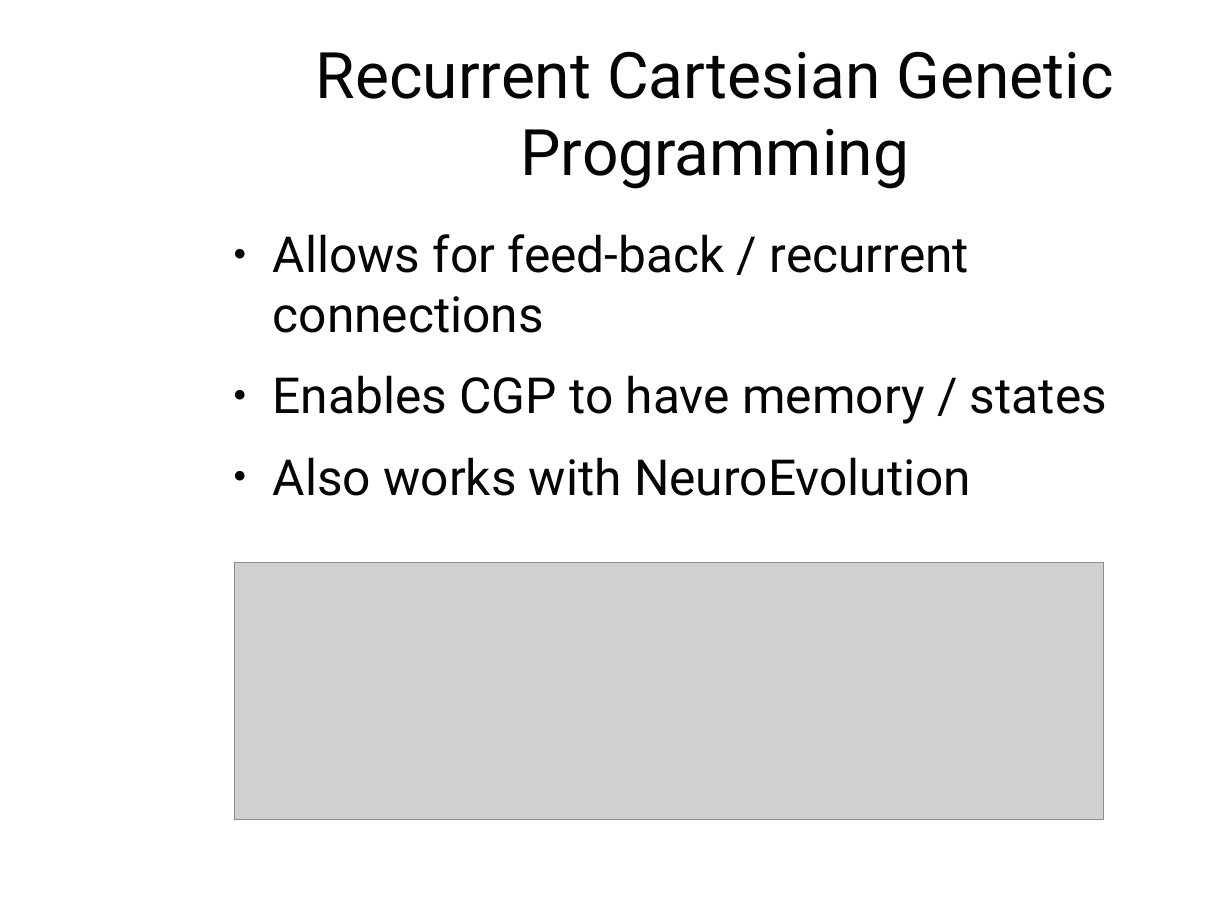
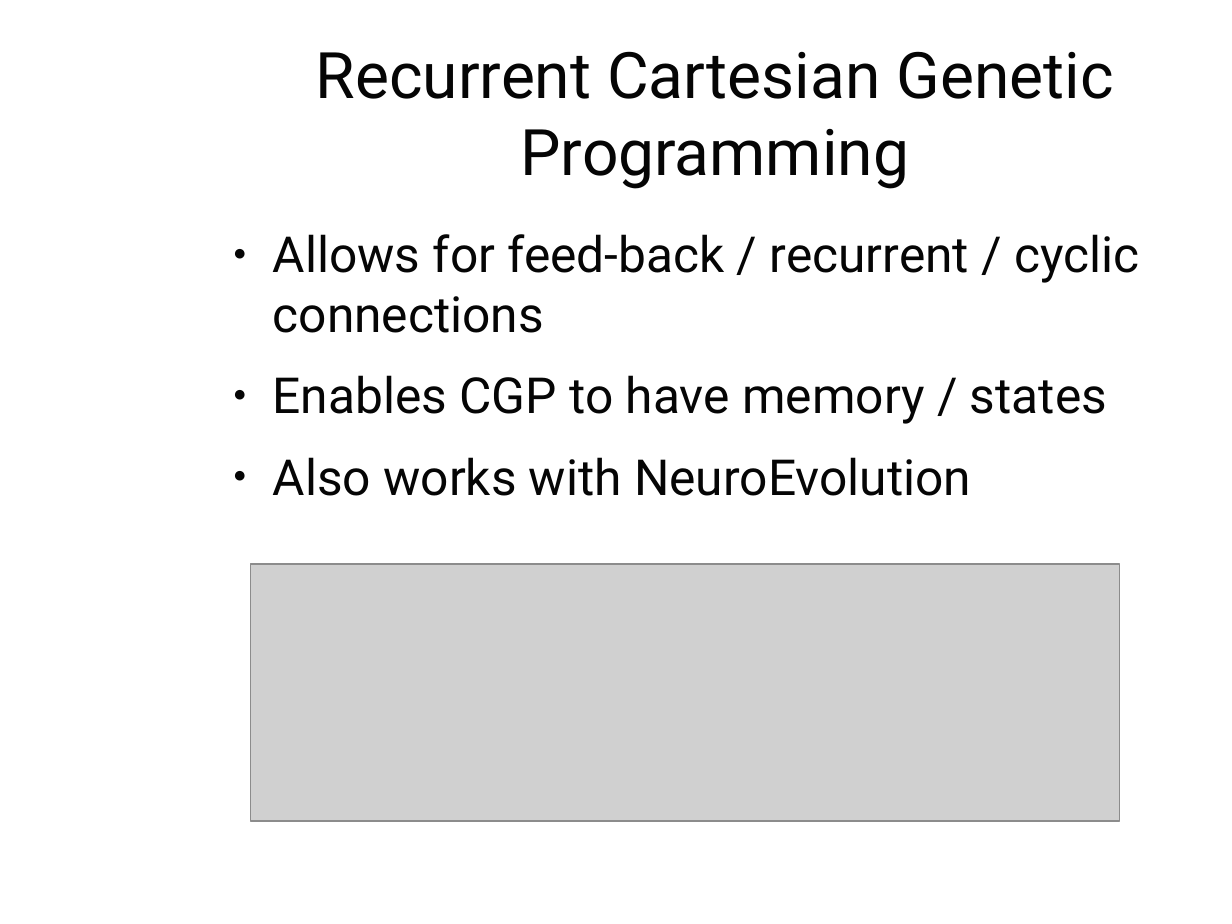
Before and after one commit to AndrewJamesTurner/CGP-Library, a slide deck: slide 17 of presentation/introduction.odp. Drawn at 1232x924 pixels with LibreOffice and Linux fonts; fonts in the diff are those of the drawing; grey boxes stand for pictures; background and template pictures are left out. Boxes give left, top, right and bottom in pixels: in the first picture for what was removed or moved away, otherwise in the second. Text is boxed around its words. In the diff, an @@ line names an element or a change of style, - is before the commit and + after.

```diff
--- a/presentation/introduction.odp
+++ b/presentation/introduction.odp
@@ text at (273, 234, 1139, 333): text changed @@
-● Allows for feed-back / recurrent connections
+● Allows for feed-back / recurrent / cyclic connections
@@ picture: place and size @@
-picture at (235, 563, 1103, 821)
+picture at (250, 565, 1119, 822)
```
Also in this commit, not shown: 7 other slides changed, 16 other files.
